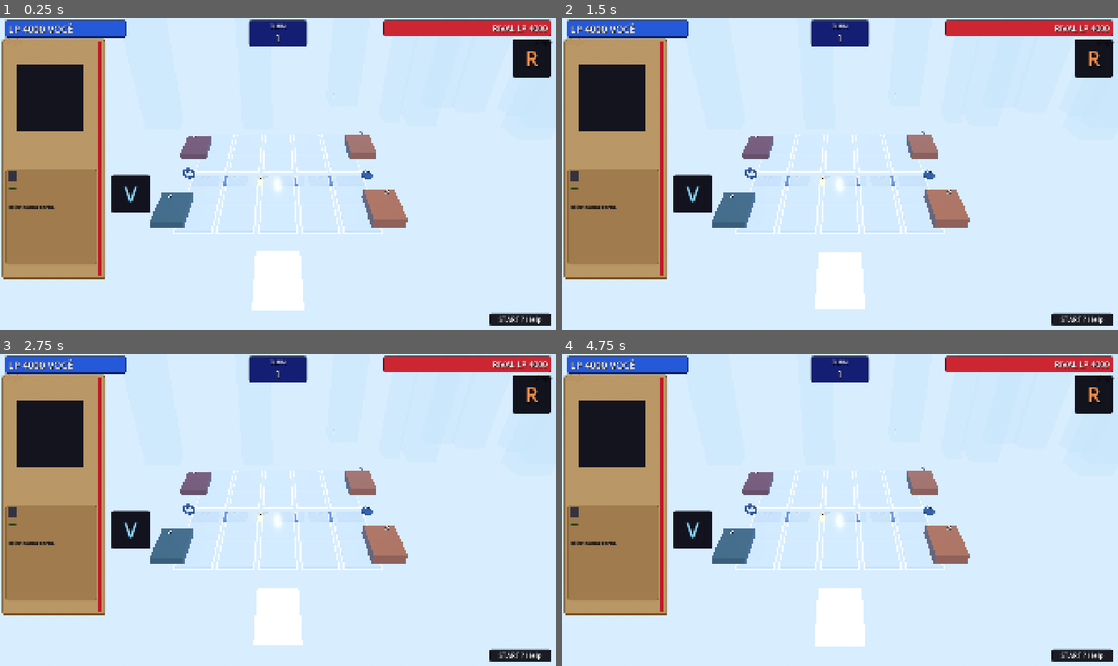
Above: before the commit, frames 1-4 (two rows, left to right).
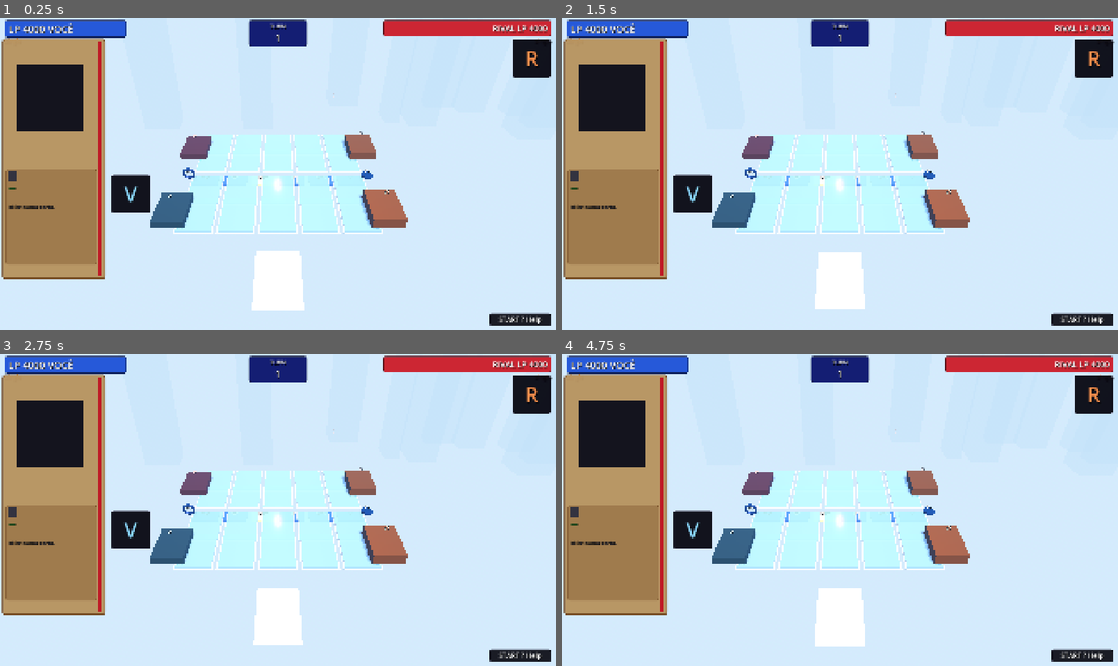
Above: after the commit, the same moments.

Repository: joeyviciousfake-netizen/Astralis
Game: Godot game, scene res://duel3d/mesa_3d.tscn
Two runs of this game, one before a commit and one after it. Both use one fixed random seed, a clock stepped at 60 frames per second and the inputs below.
Inputs (mouse positions are in pixels of both pictures, inside the frame that each line leads up to):
- Up to frame 1 (0.25 s): no input
- Up to frame 2 (1.5 s): tap Enter at 0.5 s; move the mouse to (962, 158) at 0.52 s; hold Shift 0.53-1.25 s; click (962, 158) at 0.67 s; tap Space at 1.25 s; drag from (728, 189) to (812, 236) at 1.27 s
- Up to frame 3 (2.75 s): tap Enter at 2 s; move the mouse to (333, 441) at 2.02 s; tap Ctrl at 2.1 s; click (333, 441) at 2.17 s
- Up to frame 4 (4.75 s): tap Space at 2.75, 4.25 s; drag from (812, 572) to (673, 463) at 2.77 s; tap Enter at 3.5 s; move the mouse to (1006, 556) at 3.52 s; tap Alt at 3.6 s; click (1006, 556) at 3.67 s; drag from (673, 463) to (756, 432) at 4.27 s

The runs differ from the first frame. In frame 1, 0.4% of the frame differs, in the area x 31-69%, y 37-70%; in frame 2, 0.4%; in frame 3, 0.4%; in frame 4, 0.4%.

Commit message:
runtime: iluminacao profissional (sombra + contraste quente-frio)

Diff:
--- a/astralis/duel3d/mesa_3d.gd
+++ b/astralis/duel3d/mesa_3d.gd
@@ -286,15 +286,17 @@
 	mat_ceu.ground_bottom_color = Color(0.35, 0.55, 0.85)
 	mat_ceu.ground_horizon_color = Color(0.65, 0.85, 1.0)
 	mat_ceu.sun_angle_max = 30.0
+	mat_ceu.energy_multiplier = 0.85
 	ceu.sky_material = mat_ceu
 	env.background_mode = Environment.BG_SKY
 	env.sky = ceu
-	# Ambient NEUTRO e baixo (o céu azul ficava como filtro azul sobre
-	# campo e cartas): o céu é só FUNDO, a luz do campo é branca.
+	# Luz PROFISSIONAL (ref tem volume, não clarão): ambient baixo e
+	# neutro, sol modelando com sombra suave, Healing por zona.
 	env.ambient_light_source = Environment.AMBIENT_SOURCE_COLOR
-	env.ambient_light_color = Color(0.62, 0.62, 0.66)
-	env.ambient_light_energy = 0.45
+	env.ambient_light_color = Color(0.50, 0.52, 0.58)
+	env.ambient_light_energy = 0.30
 	env.tonemap_mode = Environment.TONE_MAPPER_ACES
+	env.tonemap_exposure = 0.95
 	env.fog_enabled = true
 	env.fog_light_color = Color(0.65, 0.82, 1.0)
 	env.fog_density = 0.004
@@ -304,29 +306,29 @@
 	var sol := DirectionalLight3D.new()
 	sol.name = "SolDirecional"
 	sol.rotation_degrees = Vector3(-52, 28, 0)
-	sol.light_energy = 1.3
-	sol.light_color = Color(1.0, 0.98, 0.94)
-	sol.shadow_enabled = false
+	sol.light_energy = 1.1
+	sol.light_color = Color(1.0, 0.96, 0.90)
+	sol.shadow_enabled = true
 	add_child(sol)
 	var mesa_luz := OmniLight3D.new()
 	mesa_luz.name = "LuzCampo"
 	mesa_luz.position = Vector3(0, 5.5, 0.5)
-	mesa_luz.light_color = Color(1.0, 0.97, 0.9)
-	mesa_luz.light_energy = 0.8
+	mesa_luz.light_color = Color(1.0, 0.97, 0.92)
+	mesa_luz.light_energy = 0.5
 	mesa_luz.omni_range = 14.0
 	add_child(mesa_luz)
 	var luz_rival := OmniLight3D.new()
 	luz_rival.name = "LuzRival"
 	luz_rival.position = Vector3(0, 3.0, -3.4)
-	luz_rival.light_color = Color(0.65, 0.75, 1.0)
-	luz_rival.light_energy = 0.6
+	luz_rival.light_color = Color(0.55, 0.68, 1.0)
+	luz_rival.light_energy = 0.4
 	luz_rival.omni_range = 8.0
 	add_child(luz_rival)
 	var luz_voce := OmniLight3D.new()
 	luz_voce.name = "LuzVoce"
 	luz_voce.position = Vector3(0, 3.0, 3.4)
-	luz_voce.light_color = Color(1.0, 0.9, 0.7)
-	luz_voce.light_energy = 0.6
+	luz_voce.light_color = Color(1.0, 0.85, 0.62)
+	luz_voce.light_energy = 0.45
 	luz_voce.omni_range = 8.0
 	add_child(luz_voce)
 	_flash = OmniLight3D.new()
@@ -481,7 +483,7 @@
 	_no_cartas = Node3D.new()
 	_no_cartas.name = "Cartas"
 	add_child(_no_cartas)
-	_cursor3d = _caixa("Cursor3D", Vector3(1.18, 0.06, 1.72), Vector3(0, TOPO, 4.15), _mat(Color(0.85, 0.93, 1.0), 1.6))
+	_cursor3d = _caixa("Cursor3D", Vector3(1.18, 0.06, 1.72), Vector3(0, TOPO, 4.15), _mat(Color(0.85, 0.93, 1.0), 1.1))
 	add_child(_cursor3d)
 	print("[MESA3D] Campo: 20 painéis de vidro + decks/cemitérios + 6 fases + tokens + Cursor3D.")
 
@@ -533,7 +535,7 @@
 		if base == null:
 			continue
 		if str(tag) == atual:
-			base.material_override = _mat(Color(1.0, 0.85, 0.20), 1.2)
+			base.material_override = _mat(Color(1.0, 0.85, 0.20), 1.0)
 			if rot != null:
 				rot.modulate = Color(0.15, 0.10, 0.02)
 		else:
@@ -586,9 +588,9 @@
 	var no := Node3D.new()
 	no.name = "Painel_p%d_%s%d" % [lado, ("m" if tipo == "monstro" else "s"), indice]
 	no.position = Vector3(p.x, 0.0, p.z)
-	var borda := _caixa("Borda", Vector3(1.16, 0.03, 1.69), Vector3(0, TOPO - 0.055, 0), _vidro(Color(0.75, 0.90, 1.0), 0.85, 0.9))
+	var borda := _caixa("Borda", Vector3(1.16, 0.03, 1.69), Vector3(0, TOPO - 0.055, 0), _vidro(Color(0.75, 0.90, 1.0), 0.85, 0.6))
 	no.add_child(borda)
-	var base := _caixa("Base", Vector3(1.06, 0.05, 1.545), Vector3(0, TOPO - 0.03, 0), _vidro(Color(0.35, 0.60, 0.95), 0.42, 0.35))
+	var base := _caixa("Base", Vector3(1.06, 0.05, 1.545), Vector3(0, TOPO - 0.03, 0), _vidro(Color(0.35, 0.60, 0.95), 0.42, 0.18))
 	no.add_child(base)
 	return no
 
